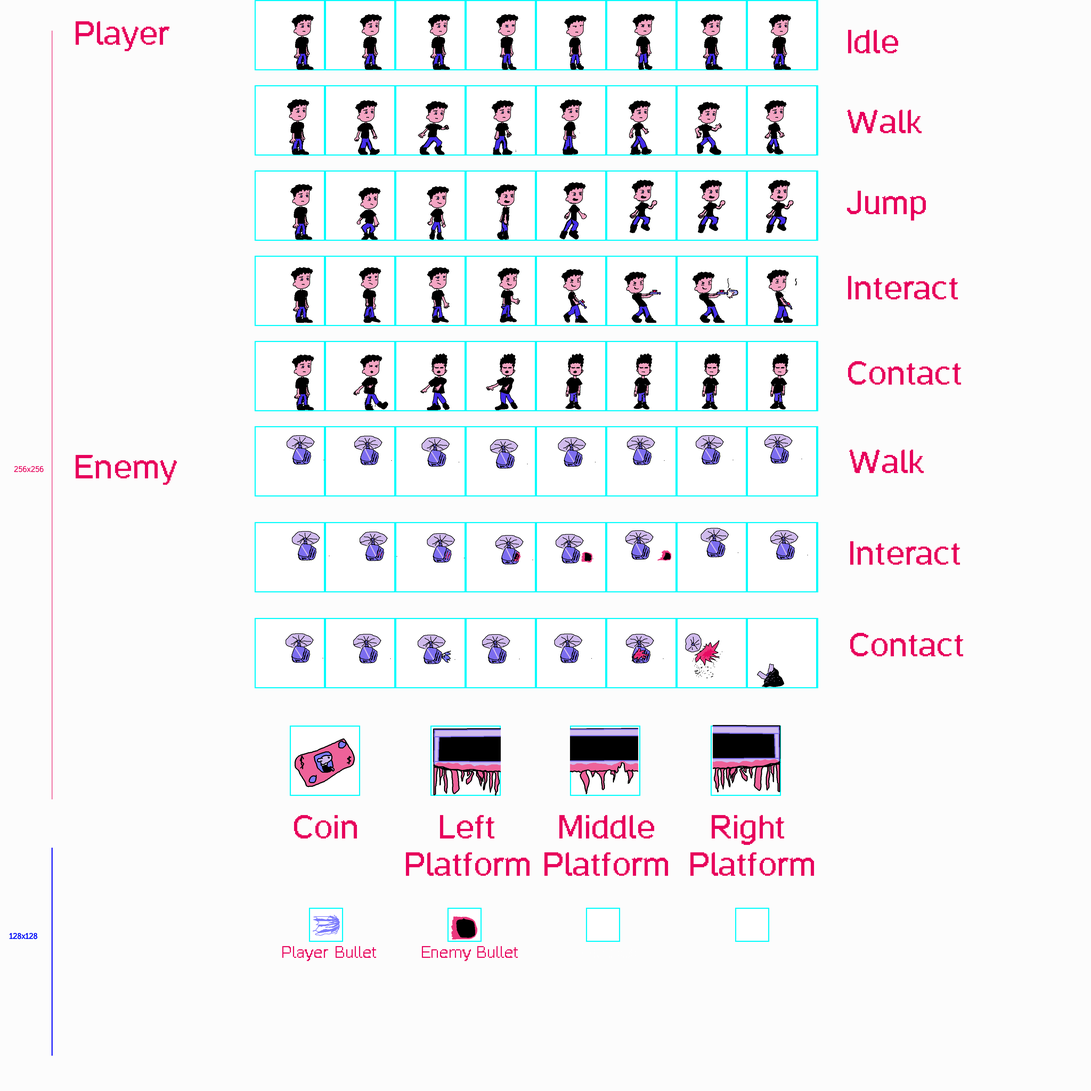
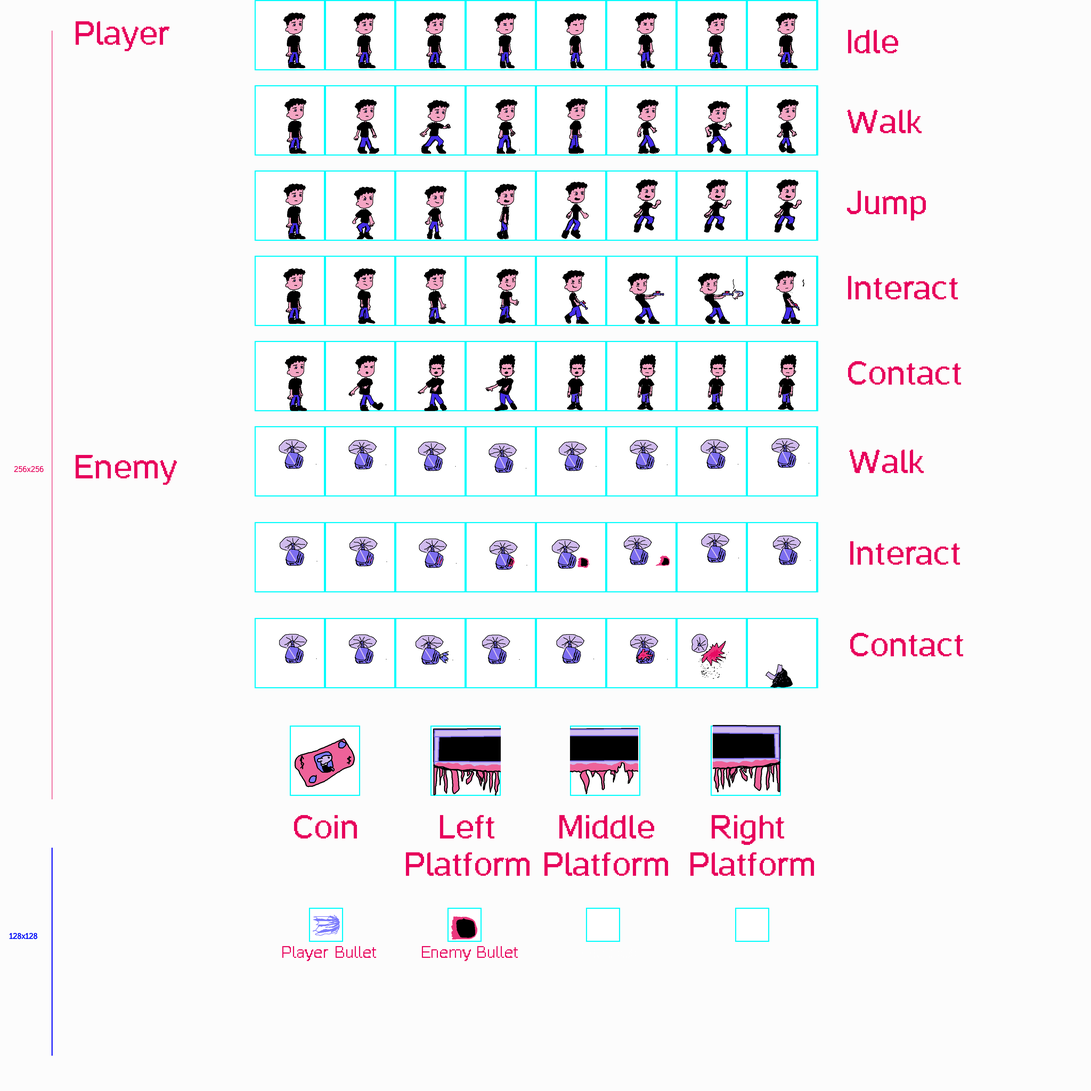
Layer changes from the first 1091x1091 image to the second:
renamed "idleanim.png" to "idleanim.png #1", moved it above "collectable.png", painted on it over [283,12,799,70]
painted on "enemyContact.png" over [279,633,794,689]
painted on "enemyInteract.png" over [279,528,811,570]
painted on "enemyIdle.png" over [279,434,810,474]
painted on "contactanim.png" over [285,353,798,412]
moved "jumpanim.png" above "shootanim.png", painted on it over [283,179,803,240]
painted on "shootanim.png" over [283,267,805,325]
painted on "runanim.png" over [284,98,800,155]
